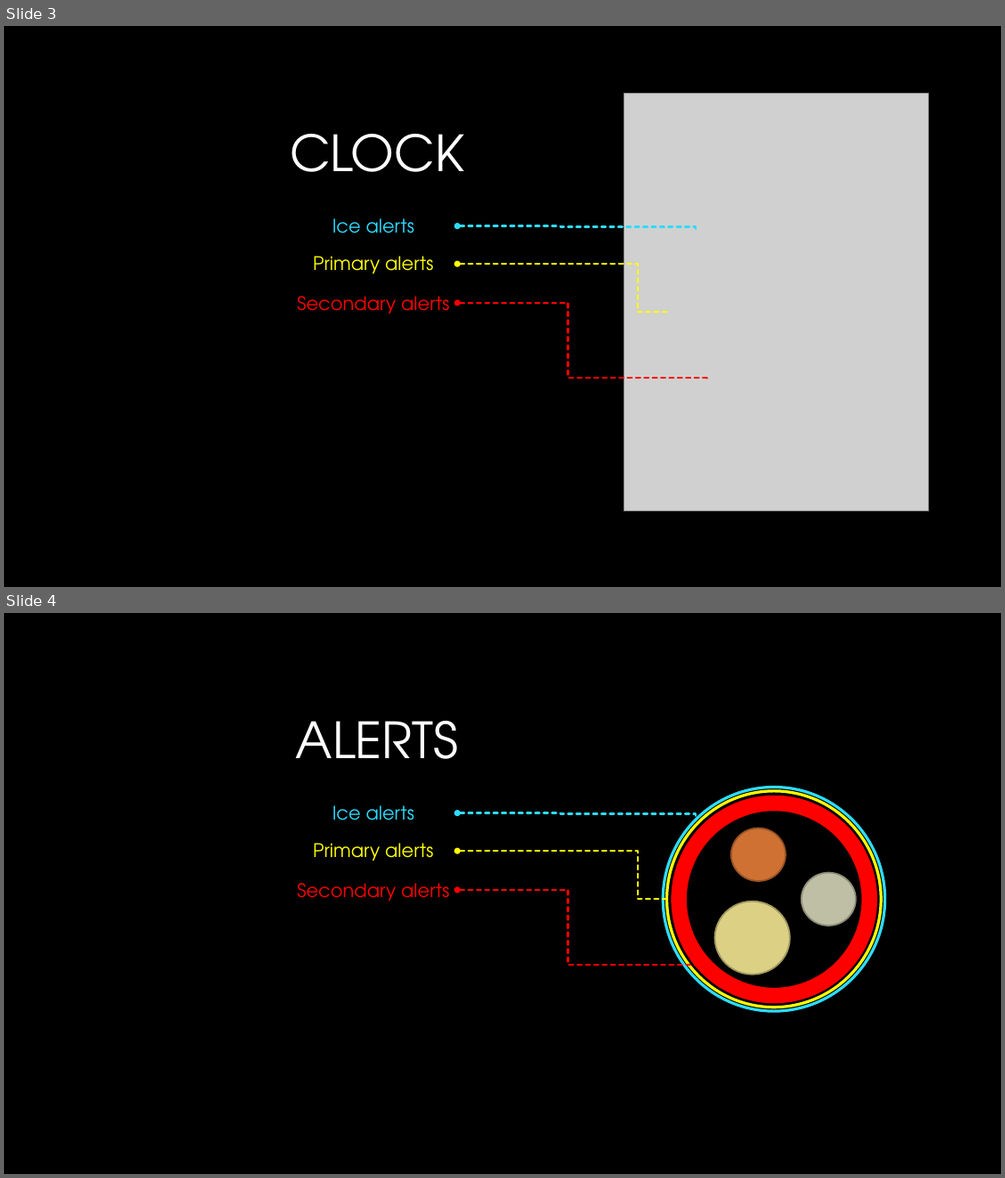
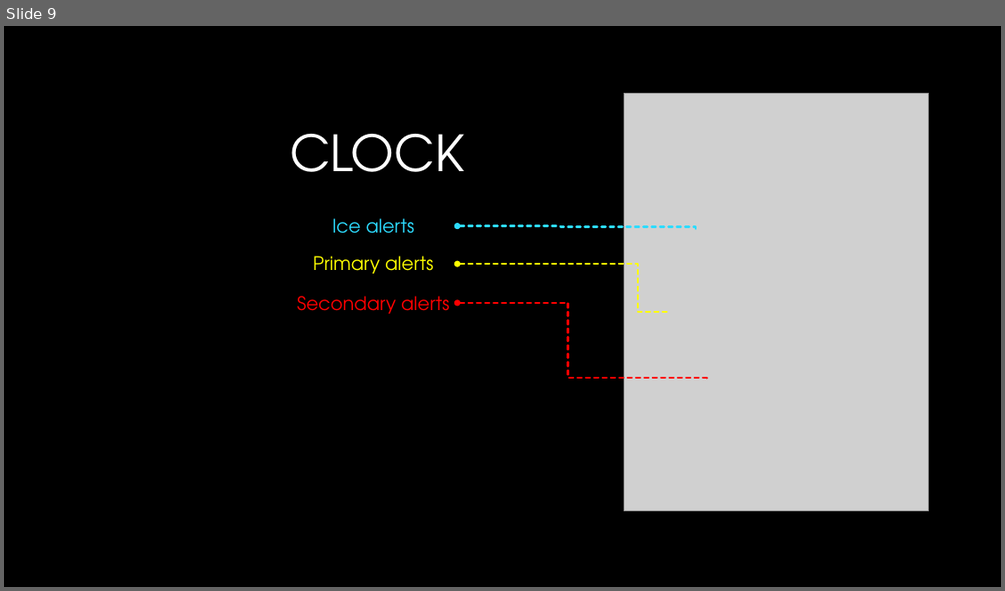
Before and after one commit to alessandroame/FitBit-WeatherNerd-Watchface, a slide deck: WeatherNerd - User manual.pptx. Shown one above the other, each under a label of ours: slides 3 and 4 before the commit, slide 9 after it. The pictures are 1005x1178 and 1005x591 pixels, drawn with LibreOffice and Linux fonts; fonts in the diff are those of the drawing; grey boxes stand for pictures; background and template pictures are left out. Boxes give left, top, right and bottom in pixels: in the first picture for what was removed or moved away, otherwise in the second. Text is boxed around its words. In the diff, an @@ line names an element or a change of style, - is before the commit and + after.

```diff
--- a/WeatherNerd - User manual.pptx
+++ b/WeatherNerd - User manual.pptx
@@ slide 4 removed at <box>4,613,1001,1174</box>, background picture (left out) @@
@@ title removed at <box>296,721,459,759</box> @@
-ALERTS
@@ ellipse removed at <box>663,787,885,1012</box> @@
@@ ellipse removed at <box>666,791,881,1007</box> @@
@@ text removed at <box>332,805,414,820</box> @@
-Ice alerts
@@ elbow arrow removed from (696, 820) to (457, 812) @@
@@ ellipse removed at <box>680,803,870,995</box> @@
@@ text removed at <box>313,843,433,860</box> @@
-Primary alerts
@@ elbow arrow removed from (666, 900) to (457, 851) @@
@@ ellipse removed at <box>731,828,785,882</box> @@
@@ ellipse removed at <box>801,873,856,925</box> @@
@@ text removed at <box>297,883,449,900</box> @@
-Secondary alerts
@@ elbow arrow removed from (707, 967) to (457, 890) @@
@@ ellipse removed at <box>715,900,790,974</box> @@
@@ what was slide 3 is now slide 9 @@
```
Also in this commit, not shown: 2 slides changed, 6 slides added.
